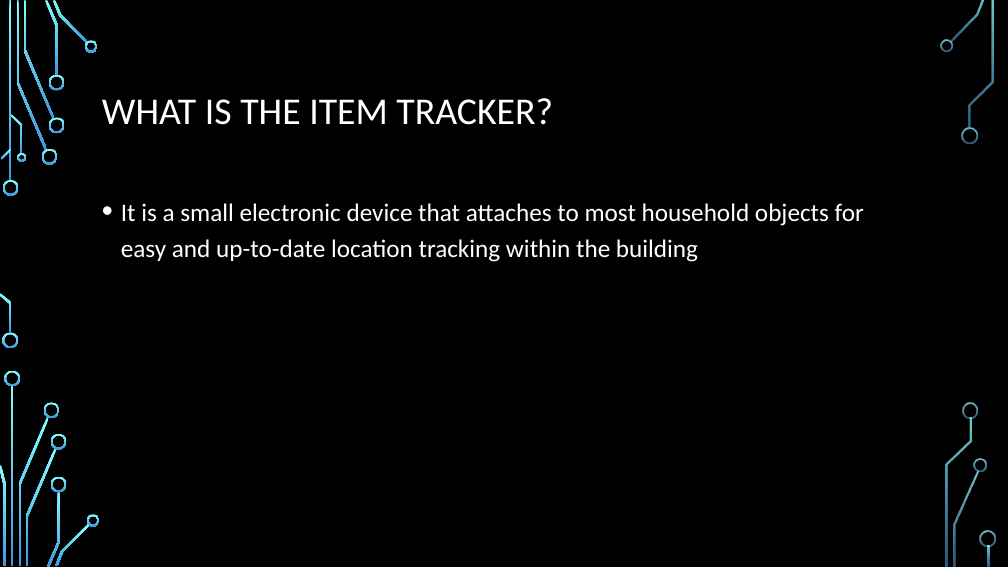
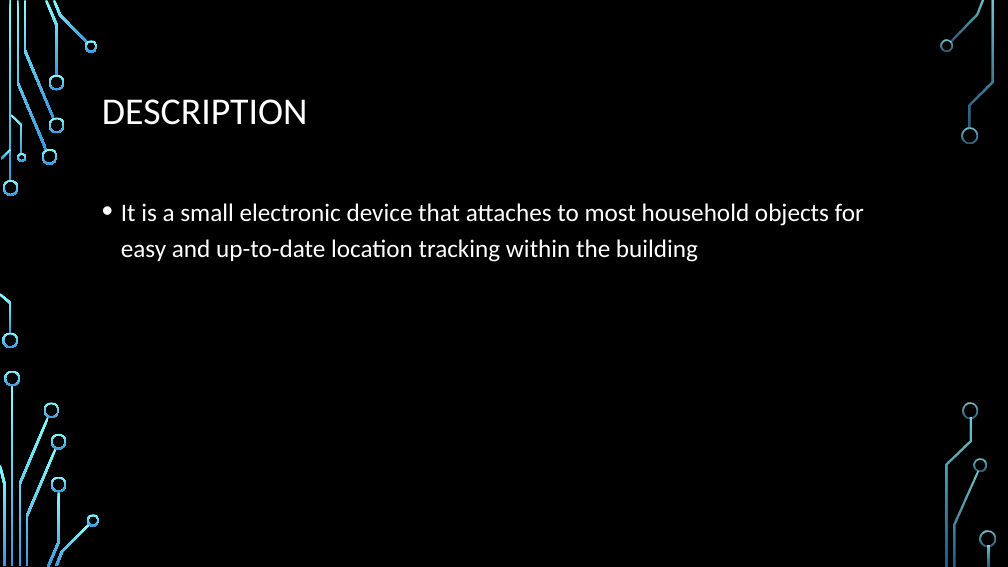
Before and after one commit to dontaylor6000/Group27_Tracker, a slide deck: slide 5 of Documentation/PDR.pptx (slide 2 before the commit). Drawn at 1008x567 pixels with LibreOffice and Linux fonts; fonts in the diff are those of the drawing; background and template pictures are left out. Boxes give left, top, right and bottom in pixels: in the first picture for what was removed or moved away, otherwise in the second. Text is boxed around its words. In the diff, an @@ line names an element or a change of style, - is before the commit and + after.

```diff
--- a/Documentation/PDR.pptx
+++ b/Documentation/PDR.pptx
@@ title at box(102, 99, 307, 125): text changed @@
-WHAT IS THE ITEM TRACKER?
+DESCRIPTION
```
Also in this commit, not shown: 4 other slides changed, 9 slides added, 3 slides removed.
